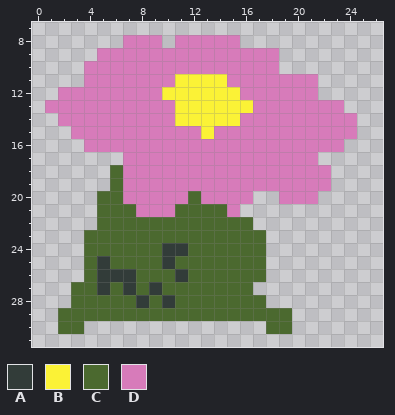
Two states of a pixel-art sprite, Assets/Art/FlowerEnemy/FlowerEnemyAttack/FlowerEnemyAttack3.png. Above is the file before it was changed.
The file is 32x32 pixels. Shown: x 0..26, y 7..31.
Palette (. is transparent): A #323c39  B #fbf236  C #4b692f  D #d77bba
Pixels before, first column x 1:
 8 ......DDD.DDDDD.........
 9 ....DDDDDDDDDDDDDD......
10 ...DDDDDDDDDDDDDDD......
11 ...DDDDDDDBBBBDDDDDDD...
12 .DDDDDDDDBBBBBBDDDDDD...
13 DDDDDDDDDDBBBBBBDDDDDDD.
14 .DDDDDDDDDBBBBBDDDDDDDDD
15 ..DDDDDDDDDDBDDDDDDDDDDD
16 ...DDDDDDDDDDDDDDDDDDDD.
17 ......DDDDDDDDDDDDDDD...
18 .....CDDDDDDDDDDDDDDDD..
19 .....CDDDDDDDDDDDDDDDD..
20 ....CCDDDDDCDDDD..DDD...
21 ....CCCDDDCCCCD.........
22 ....CCCCCCCCCCCC........
23 ...CCCCCCCCCCCCCC.......
24 ...CCCCCCAACCCCCC.......
25 ...CACCCCACCCCCCC.......
26 ...CAAACCCACCCCCC.......
27 ..CCACACACCCCCCC........
28 ..CCCCCACACCCCCCC.......
29 .CCCCCCCCCCCCCCCCCC.....
30 .CC..............CC.....
After:
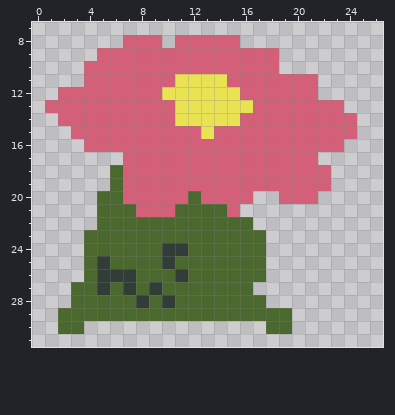
From old to new:
{"colour":"B","old":"#fbf236","new":"#e9e252"}
{"colour":"D","old":"#d77bba","new":"#d36078"}
{"label":"changed","picture_box":[45,35,357,217]}
